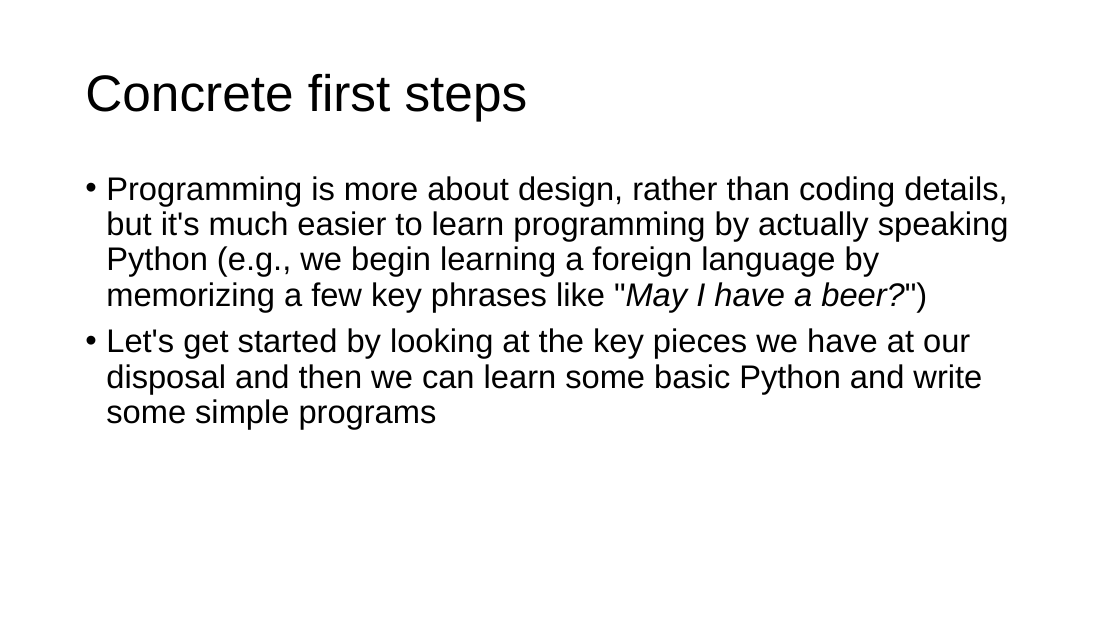
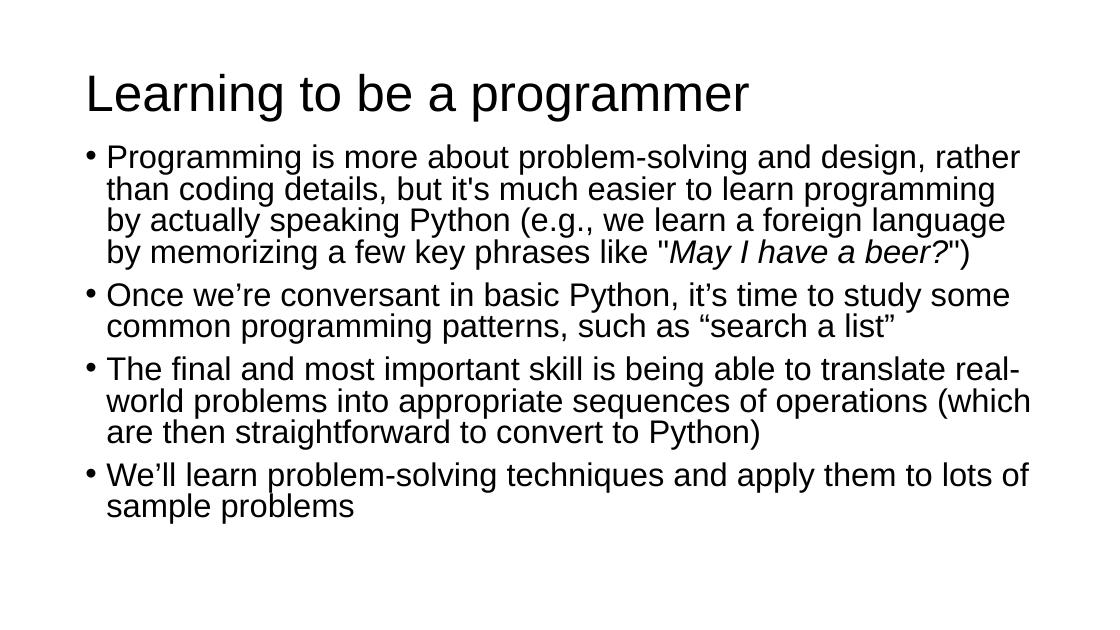
Before and after one commit to parrt/msds501, a slide deck: slide 4 of slides/intro-programming.pptx. Drawn at 1120x630 pixels with LibreOffice and Linux fonts; fonts in the diff are those of the drawing; background and template pictures are left out. Boxes give left, top, right and bottom in pixels: in the first picture for what was removed or moved away, otherwise in the second. Text is boxed around its words. In the diff, an @@ line names an element or a change of style, - is before the commit and + after.

```diff
--- a/slides/intro-programming.pptx
+++ b/slides/intro-programming.pptx
@@ title at [85, 73, 749, 121]: text changed @@
-Concrete first steps
+Learning to be a programmer
@@ text at [106, 144, 1031, 523]: text changed @@
-• Programming is more about design, rather than coding details, but it's much easier to learn programming by actually speaking Python (e.g., we begin learning a foreign language by memorizing a few key phrases like "May I have a beer?")
-• Let's get started by looking at the key pieces we have at our disposal and then we can learn some basic Python and write some simple programs
+• Programming is more about problem-solving and design, rather than coding details, but it's much easier to learn programming by actually speaking Python (e.g., we learn a foreign language by memorizing a few key phrases like "May I have a beer?")
+• Once we’re conversant in basic Python, it’s time to study some common programming patterns, such as “search a list”
+• The final and most important skill is being able to translate real-world problems into appropriate sequences of operations (which are then straightforward to convert to Python)
+• We’ll learn problem-solving techniques and apply them to lots of sample problems
```
Also in this commit, not shown: 9 other slides changed, 1 other file.
